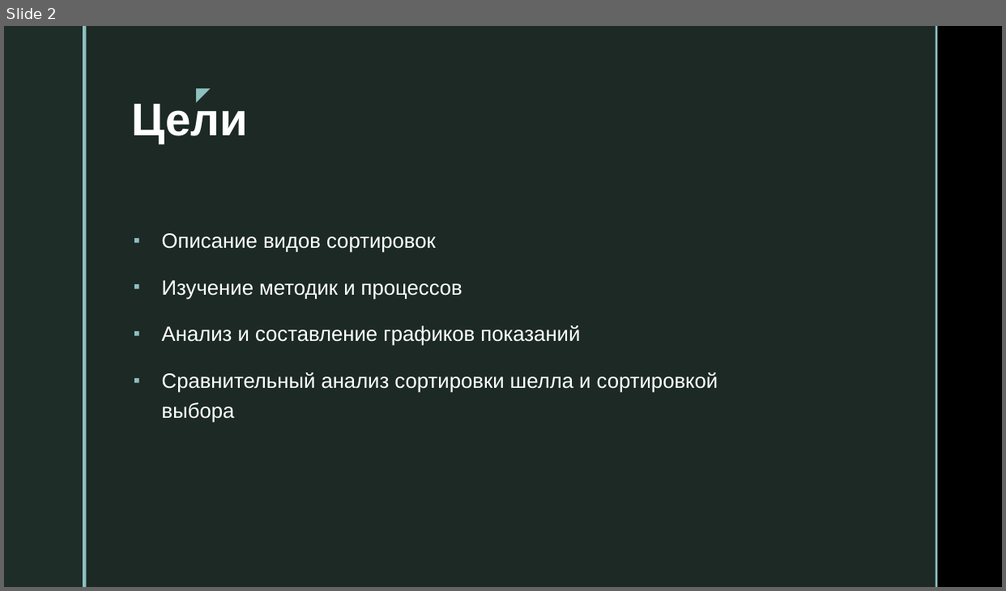
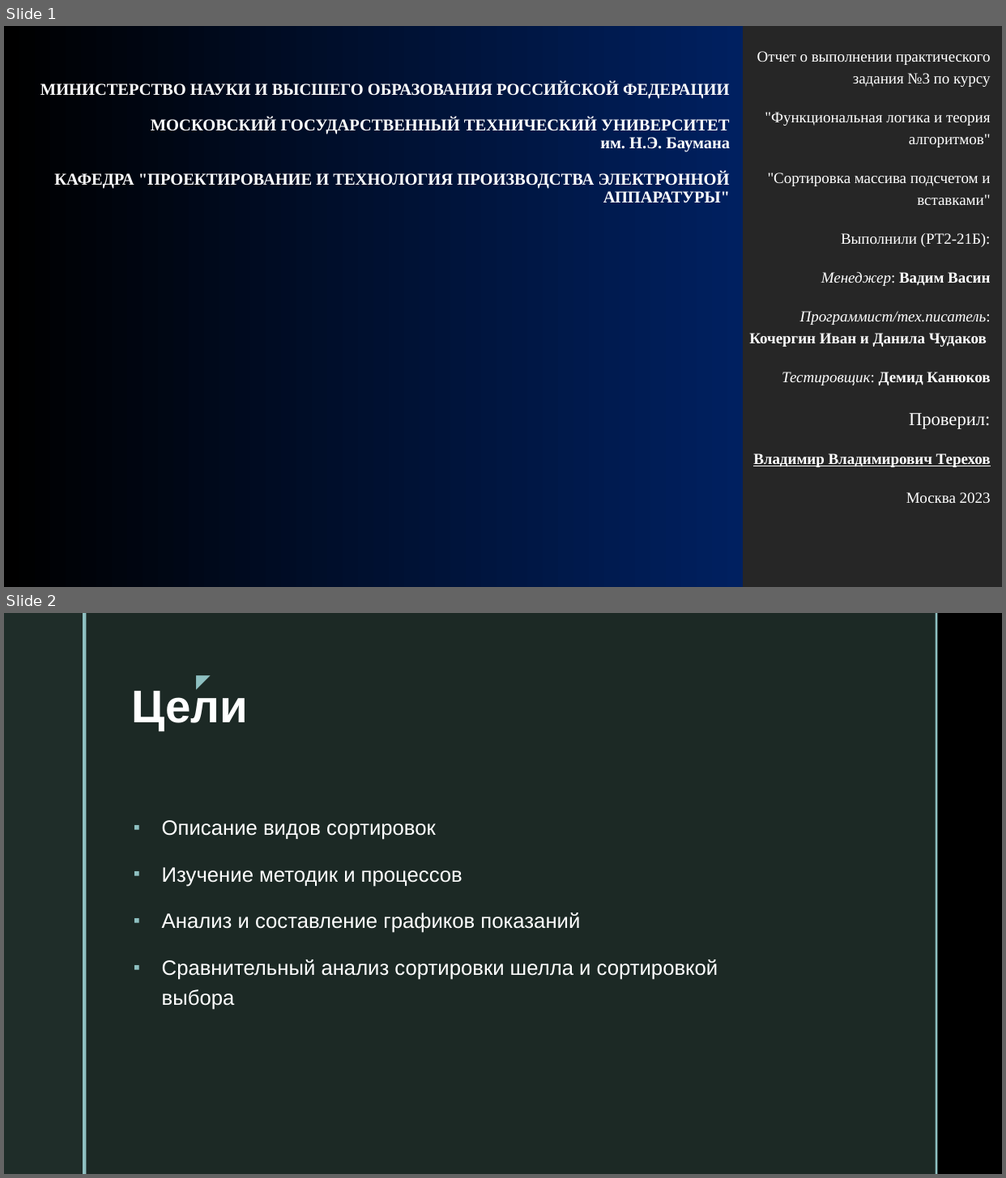
Before and after one commit to vaduxa4/flita, a slide deck: Флита.pptx. Shown one above the other, each under a label of ours: slide 2 before the commit, slides 1 and 2 after it. The pictures are 1006x591 and 1006x1178 pixels, drawn with LibreOffice and Linux fonts; fonts in the diff are those of the drawing; background and template pictures are left out. Boxes give left, top, right and bottom in pixels: in the first picture for what was removed or moved away, otherwise in the second. Text is boxed around its words. In the diff, an @@ line names an element or a change of style, - is before the commit and + after.

```diff
--- a/Флита.pptx
+++ b/Флита.pptx
@@ slide 1 added at (4, 26, 1002, 587), background gradient #000000 to #002060 to #262626 @@
@@ subtitle added at (749, 51, 991, 503), 14.8 pt, text #FFFFFF @@
+Отчет о выполнении практического задания №3 по курсу
+"Функциональная логика и теория алгоритмов"
+"Сортировка массива подсчетом и вставками"
+Выполнили (РТ2-21Б):
+Менеджер: Вадим Васин
+Программист/тех.писатель: Кочергин Иван и Данила Чудаков
+Тестировщик: Демид Канюков
+Проверил:
+Владимир Владимирович Терехов
+Москва 2023
@@ title added at (40, 82, 730, 203), 16 pt, text #FFFFFF, bold @@
+МИНИСТЕРСТВО НАУКИ И ВЫСШЕГО ОБРАЗОВАНИЯ РОССИЙСКОЙ ФЕДЕРАЦИИ
+МОСКОВСКИЙ ГОСУДАРСТВЕННЫЙ ТЕХНИЧЕСКИЙ УНИВЕРСИТЕТ
+им. Н.Э. Баумана
+КАФЕДРА "ПРОЕКТИРОВАНИЕ И ТЕХНОЛОГИЯ ПРОИЗВОДСТВА ЭЛЕКТРОННОЙ
+АППАРАТУРЫ"
```
Also in this commit, not shown: 3 slides changed, 2 other slides added, 3 slides removed.
